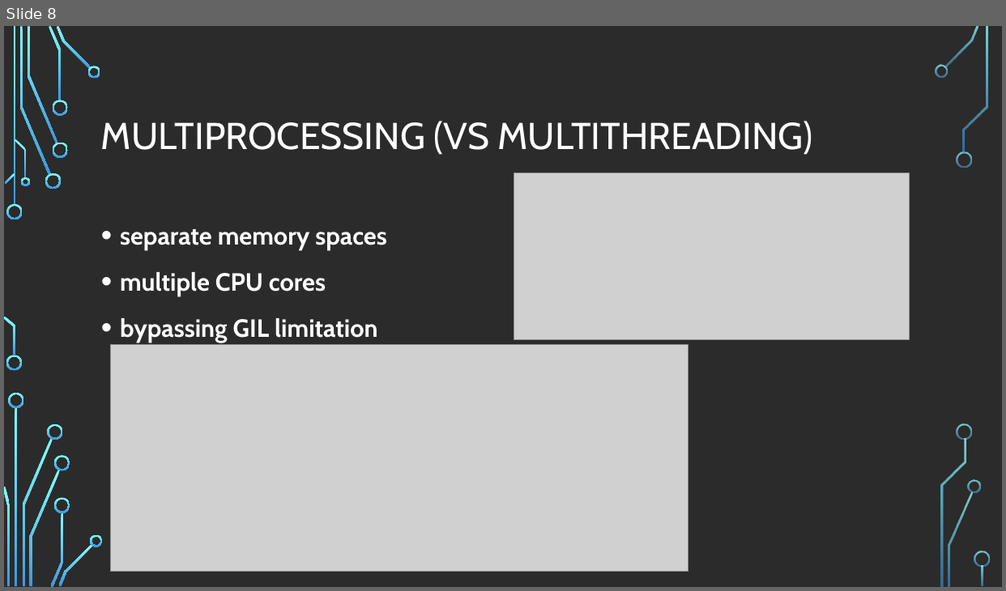
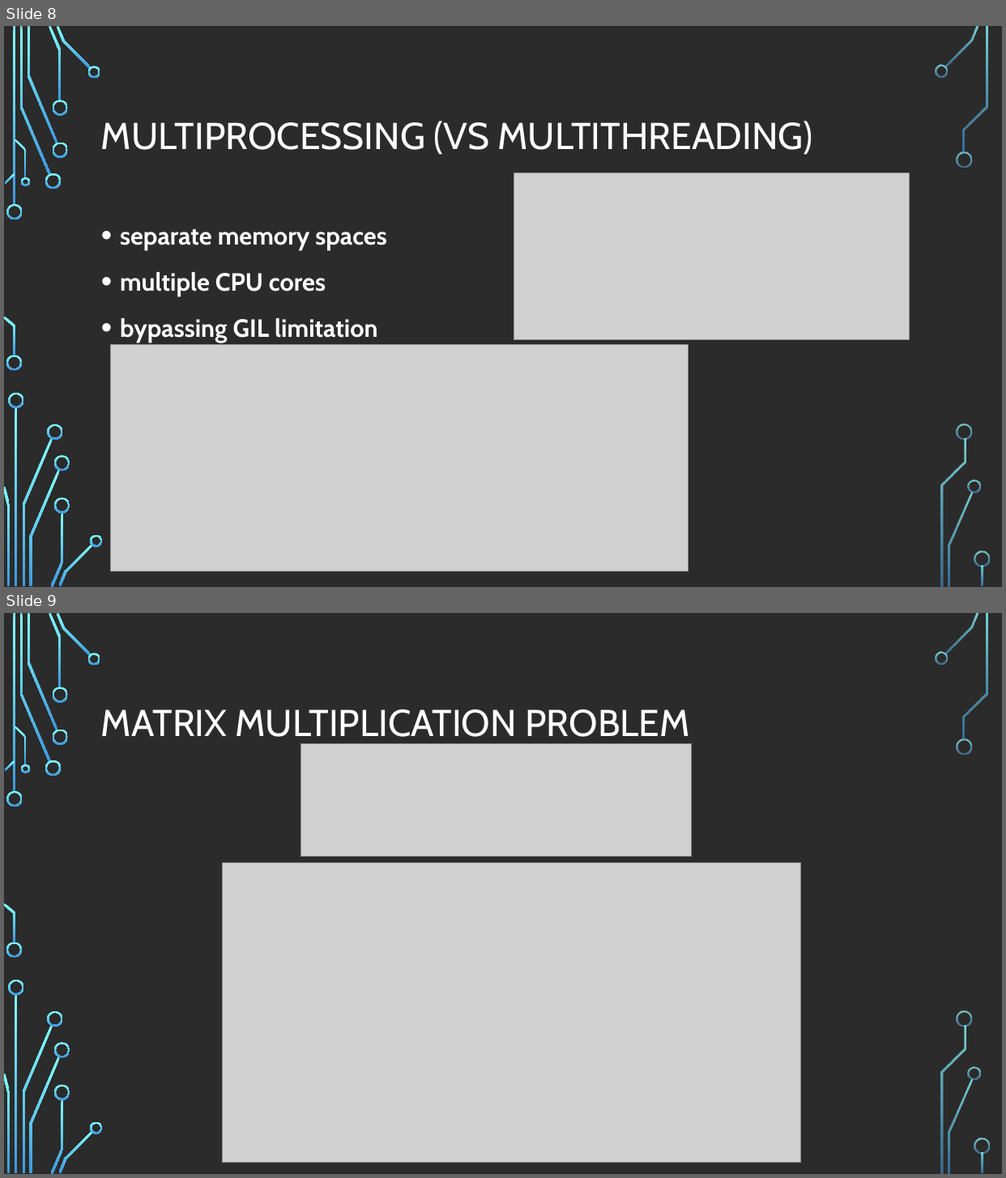
Before and after one commit to miro1091/python, a slide deck: python.pptx. Shown one above the other, each under a label of ours: slide 8 before the commit, slides 8 and 9 after it. The pictures are 1006x591 and 1006x1178 pixels, drawn with LibreOffice and Linux fonts; fonts in the diff are those of the drawing; grey boxes stand for pictures; background and template pictures are left out; a plain dark background stands for a picture behind light text. Boxes give left, top, right and bottom in pixels: in the first picture for what was removed or moved away, otherwise in the second. Text is boxed around its words. In the diff, an @@ line names an element or a change of style, - is before the commit and + after.

```diff
--- a/python.pptx
+++ b/python.pptx
@@ slide 9 added at [4, 613, 1002, 1174], background picture (left out); not listed: 36 template elements that a slide beside it also shows @@
@@ title added at [101, 709, 690, 745], 36 pt, text #FFFFFF @@
+MATRIX MULTIPLICATION PROBLEM
@@ picture added at [300, 743, 691, 856] @@
@@ picture added at [222, 863, 800, 1163] @@
```
Also in this commit, not shown: 13 other slides changed, 10 other files.
